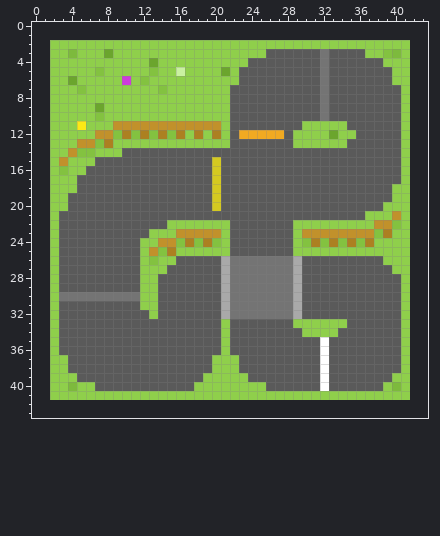
Two states of a pixel-art sprite, public/tracks/ampersand.png. The picture above is the old version.
The file is 40x40 pixels. Colours within 5 levels of each other are drawn and written as one. The old version is drawn lined up with the new one, on the new canvas.
The result:
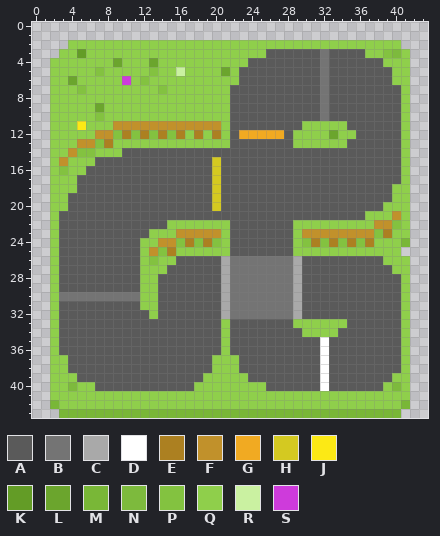
Palette (. is transparent): A #5a5a5a  B #747474  C #a9a9a9  D #ffffff  E #ac8021  F #c1912b  G #f1aa22  H #d4c921  J #fce915  K #639c26  L #6ba52d  M #79b737  N #7dba3d  P #83c240  Q #8fcf4b  R #caf1a1  S #ce3bdb
Edits made:
canvas 40x40 -> 44x44, the old top-left corner now at 2,2
@@ x 0..43 @@
  1 ............................................
- 2 ..QQQQQQQQQQQQQQQQQQQQQQQQQQQQQQQQQQQQQQQQ..
- 3 ..QQNQQQLQQQQQQQQQQQQQQQQQAAAAAABAAAAQQPNQ..
- 4 ..QQQQQQQQQQQLQQQQQQQQQQAAAAAAAABAAAAAAQQQ..
+ 2 ....QQQQQQQQQQQQQQQQQQQQQQQQQQQQQQQQQQQQQ...
+ 3 ...QQKQQQQQQQQQQQQQQQQQQQQAAAAAABAAAAQQPNQ..
+ 4 ..QQQQQQQLQQQLQQQQQQQQQQAAAAAAAABAAAAAAQQQ..
  5 ..QQQQQPQQQQQPQQRQQQQLQAAAAAAAAABAAAAAAAQQ..
@@ x 39..43 @@
 23 EQQ..
-24 QQQ..
-25 QQQ..
+24 QQM..
+25 QQ...
 26 QQQ..
@@ x 0..43 @@
 41 ..QQQQQQQQQQQQQQQQQQQQQQQQQQQQQQQQQQQQQQQQ..
-42 ............................................
-43 ............................................
+42 ..MQQQQQQQQQQQQQQQQQQQQQQQQQQQQQQQQQQQQQQM..
+43 ...MMMMMMMMMMMMMMMMMMMMMMMMMMMMMMMMMMMMMM...
Pixel boxes of the changes (left, top, right, bottom) in both pictures:
changed: (50, 40, 122, 67)
erased: (401, 40, 410, 49)
changed: (401, 238, 410, 256)
added: (50, 400, 410, 418)
